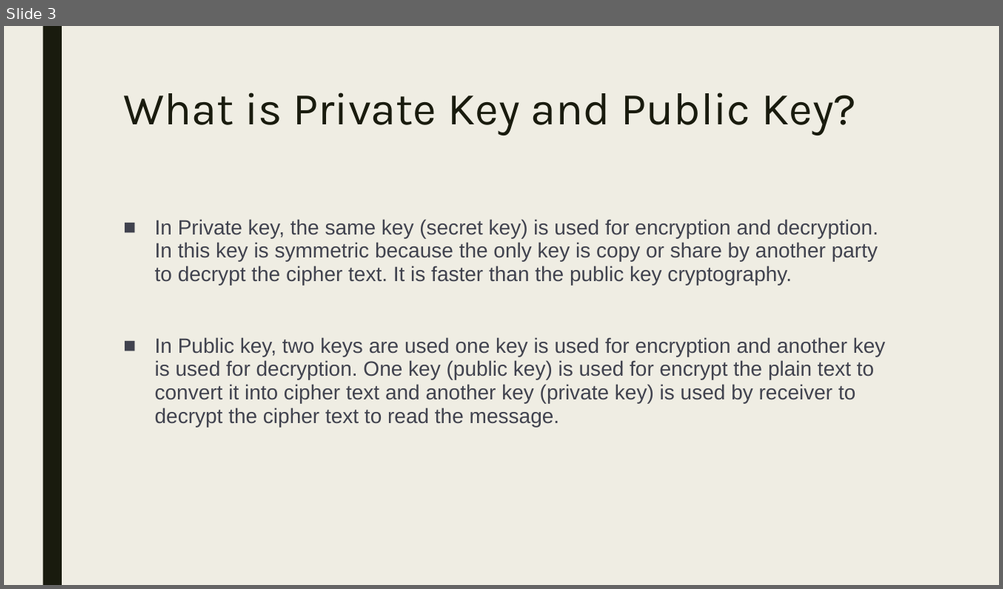
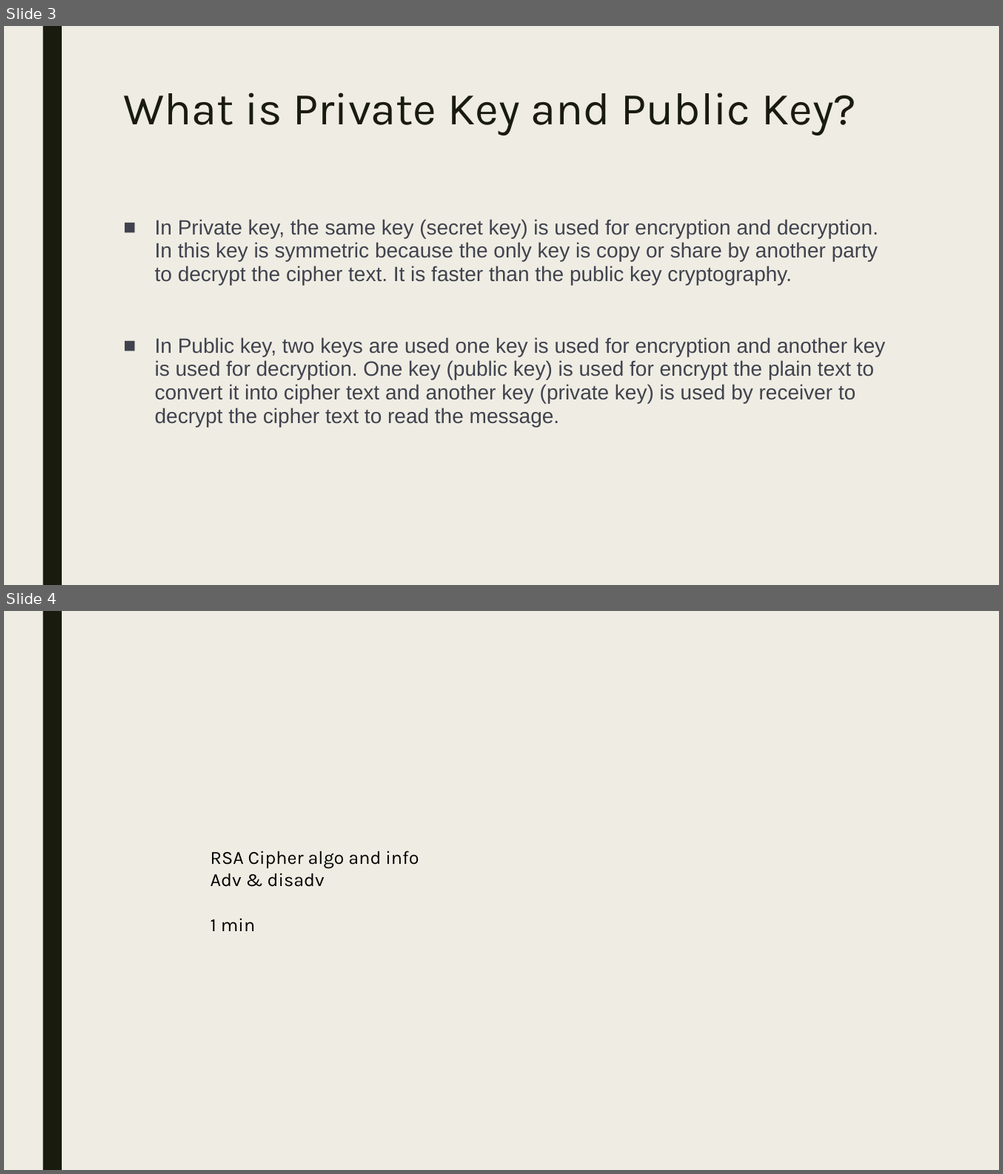
Before and after one commit to Jaidev810/ECC-Cipher, a slide deck: Ecc Cipher.pptx. Shown one above the other, each under a label of ours: slide 3 before the commit, slides 3 and 4 after it. The pictures are 1003x589 and 1003x1174 pixels, drawn with LibreOffice and Linux fonts; fonts in the diff are those of the drawing. Boxes give left, top, right and bottom in pixels: in the first picture for what was removed or moved away, otherwise in the second. Text is boxed around its words. In the diff, an @@ line names an element or a change of style, - is before the commit and + after.

Commit message:
Update Ecc Cipher.pptx
Overview for PPT added

```diff
--- a/Ecc Cipher.pptx
+++ b/Ecc Cipher.pptx
@@ slide 4 added at [4, 611, 999, 1170], background #EFEDE3; not listed: 1 template element that a slide beside it also shows @@
@@ text added at [210, 851, 418, 931], 18 pt, text #000000 @@
+RSA Cipher algo and info
+Adv & disadv
+1 min
```
Also in this commit, not shown: 3 other slides added.
